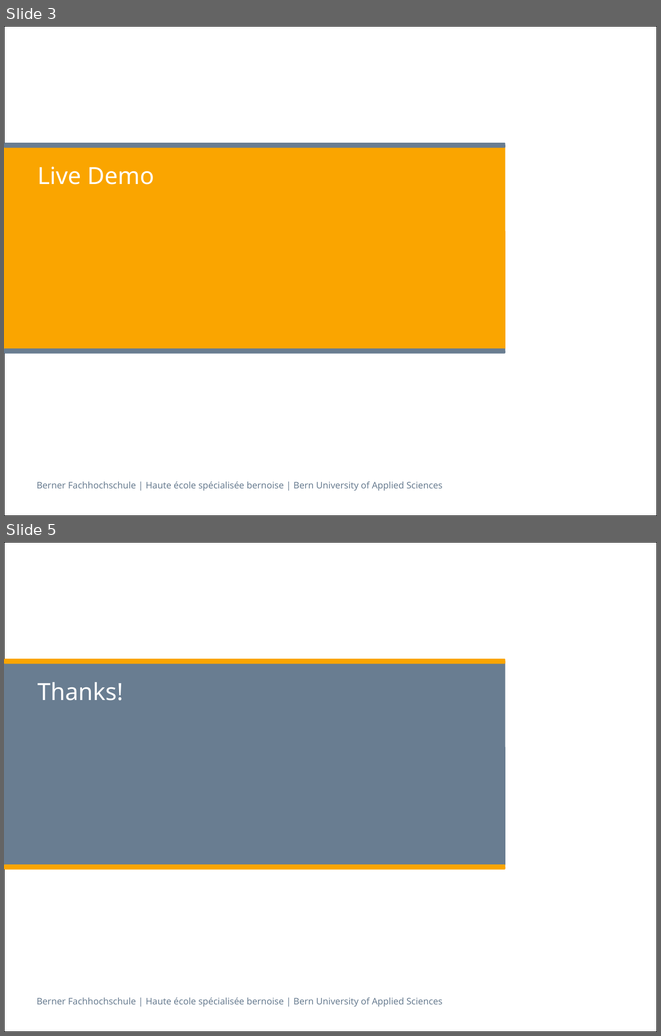
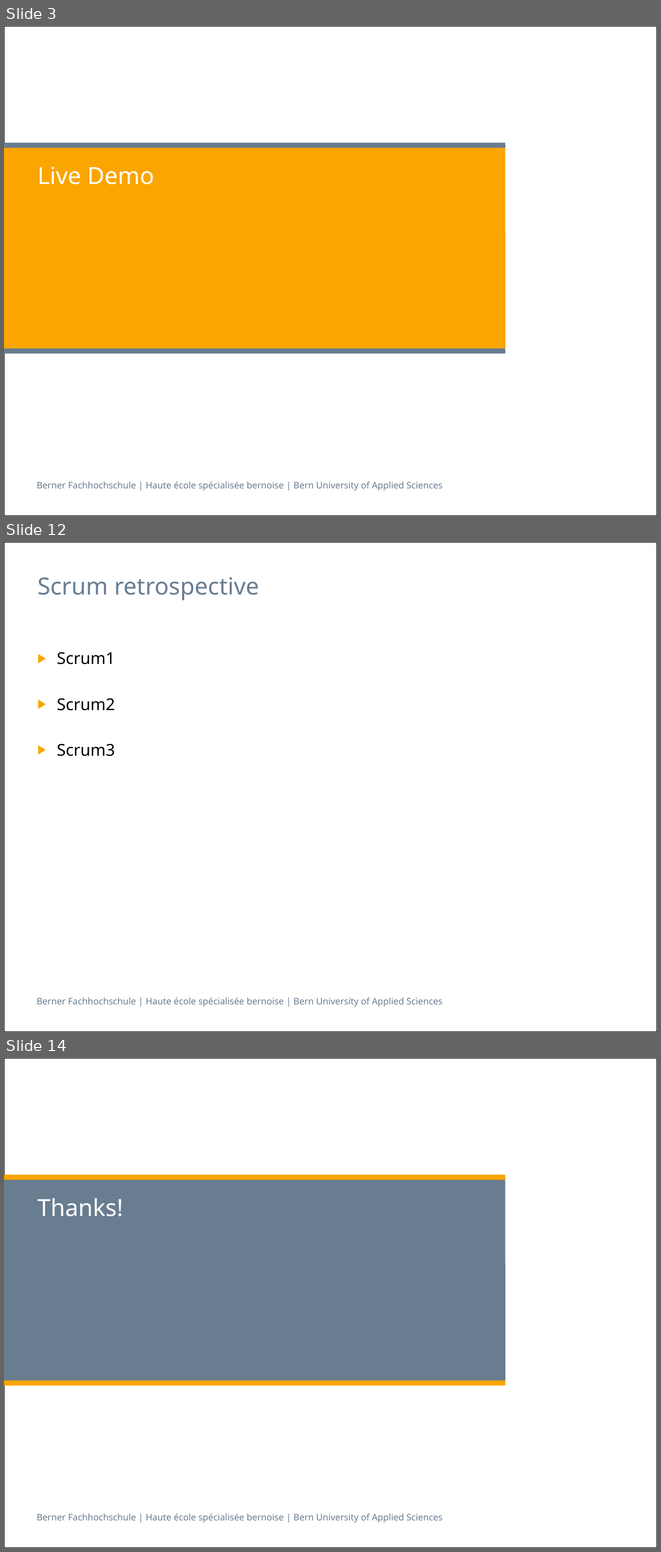
Before and after one commit to isels1/ch.bfh.btx8081.w2015.blue, a slide deck: doc/task14/Task14.pptx. Shown one above the other, each under a label of ours: slides 3 and 5 before the commit, slides 3, 12 and 14 after it; the slides between them are not shown. The pictures are 661x1036 and 661x1552 pixels, drawn with LibreOffice and Linux fonts; fonts in the diff are those of the drawing. Boxes give left, top, right and bottom in pixels: in the first picture for what was removed or moved away, otherwise in the second. Text is boxed around its words. In the diff, an @@ line names an element or a change of style, - is before the commit and + after.

```diff
--- a/doc/task14/Task14.pptx
+++ b/doc/task14/Task14.pptx
@@ slide 12 added at (x1=4, y1=542, x2=657, y2=1032), background #FFFFFF; not listed: 2 template elements that a slide beside it also shows @@
@@ title added at (x1=37, y1=577, x2=259, y2=600), 26 pt, text #697D91 @@
+Scrum retrospective
@@ text added at (x1=57, y1=652, x2=115, y2=756), 18 pt, text #000000 @@
+▶ Scrum1
+▶ Scrum2
+▶ Scrum3
@@ what was slide 5 is now slide 14 @@
```
Also in this commit, not shown: 9 other slides added, 1 slide removed.
